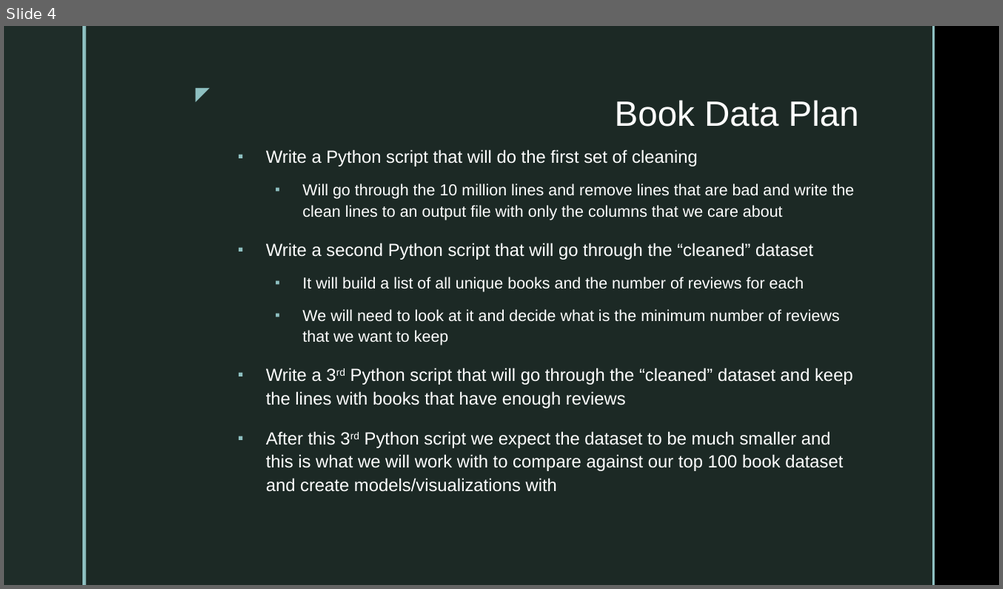
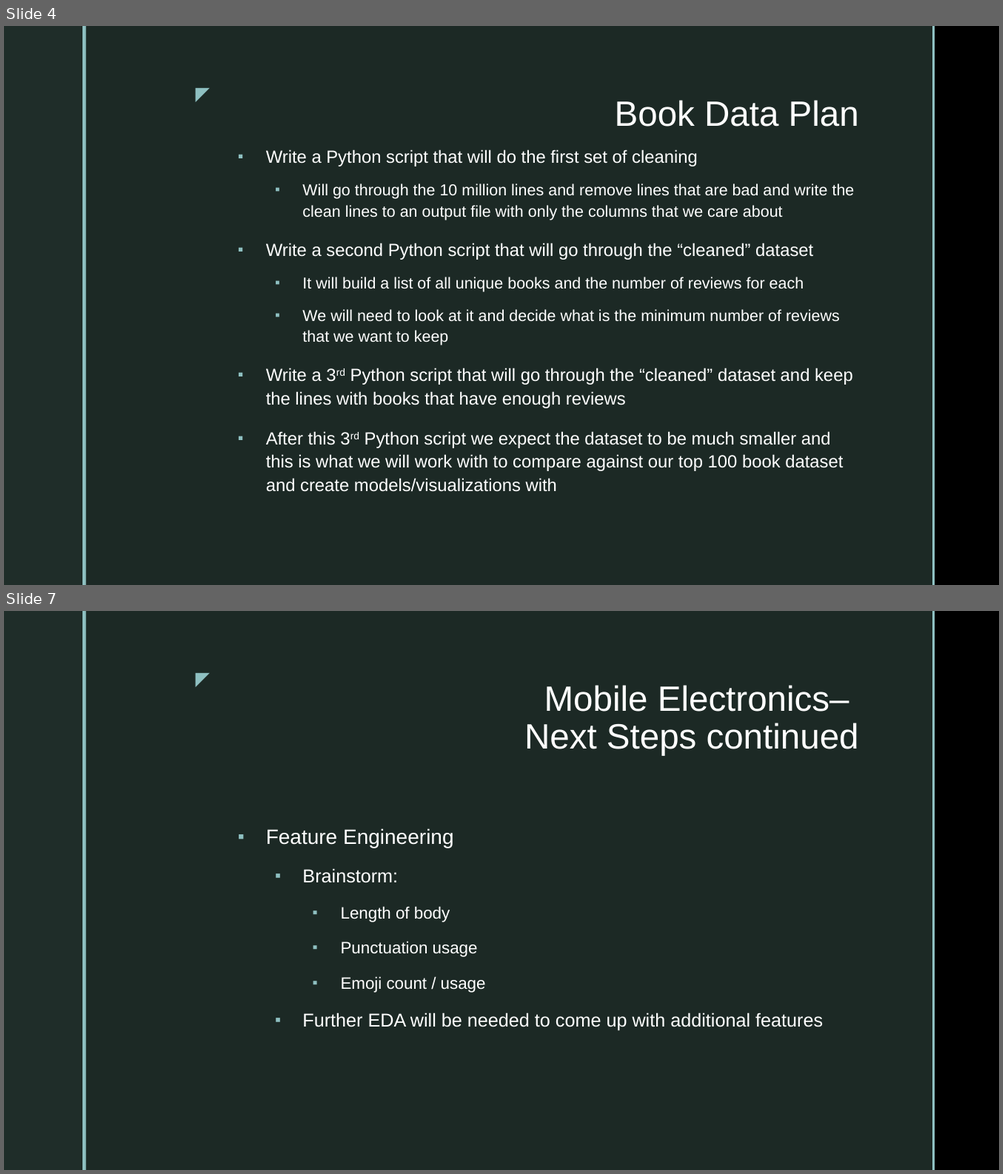
Before and after one commit to TKarlovitzDrexel/DSCI591_ACRSent, a slide deck: PitchPresentationACRSent.pptx. Shown one above the other, each under a label of ours: slide 4 before the commit, slides 4 and 7 after it; the slides between them are not shown. The pictures are 1003x589 and 1003x1174 pixels, drawn with LibreOffice and Linux fonts; fonts in the diff are those of the drawing; background and template pictures are left out. Boxes give left, top, right and bottom in pixels: in the first picture for what was removed or moved away, otherwise in the second. Text is boxed around its words. In the diff, an @@ line names an element or a change of style, - is before the commit and + after.

```diff
--- a/PitchPresentationACRSent.pptx
+++ b/PitchPresentationACRSent.pptx
@@ slide 7 added at (4,611,999,1170), background picture (left out); not listed: 5 template elements that a slide beside it also shows @@
@@ title added at (524,685,859,756), 34 pt, text #FFFFFF @@
+Mobile Electronics–
+Next Steps continued
@@ text added at (266,829,822,1031), 18 pt, text #FFFFFF @@
+▪ Feature Engineering
+  ▪ Brainstorm:
+    ▪ Length of body
+    ▪ Punctuation usage
+    ▪ Emoji count / usage
+  ▪ Further EDA will be needed to come up with additional features
```
Also in this commit, not shown: 2 other slides added.
